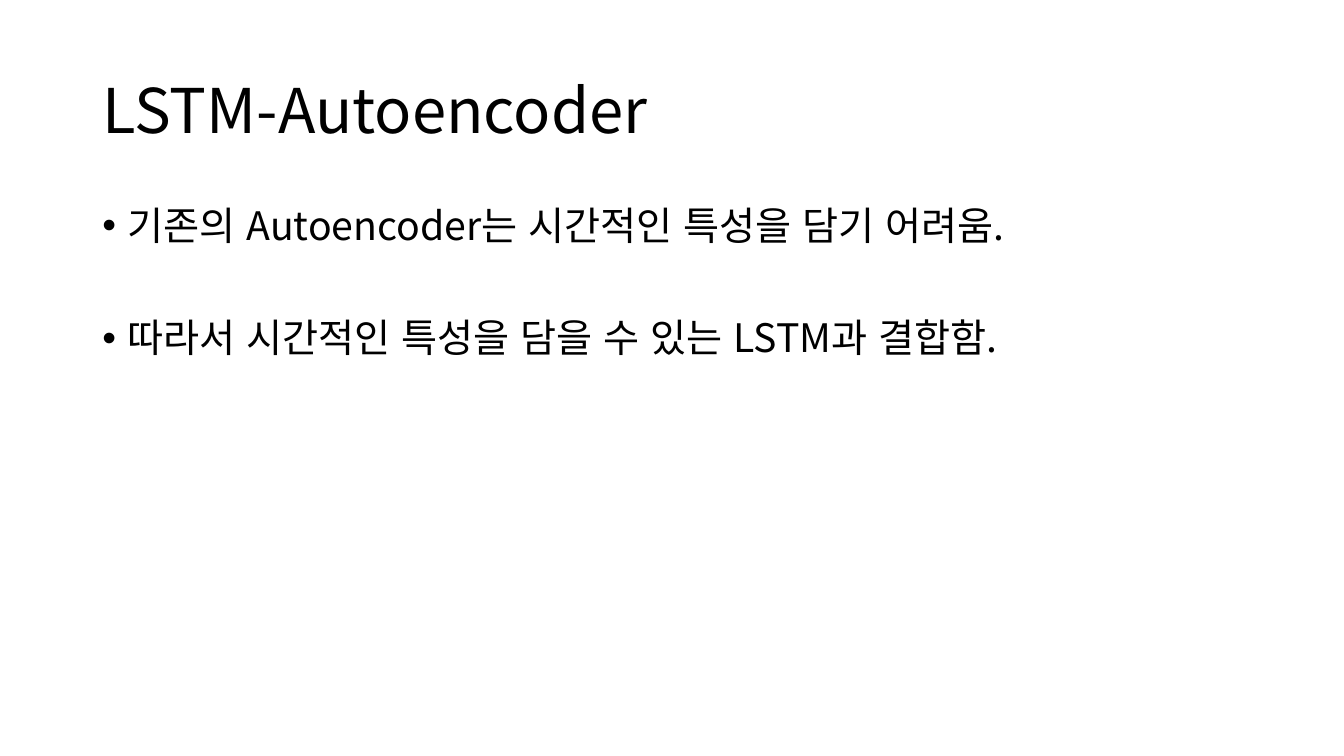
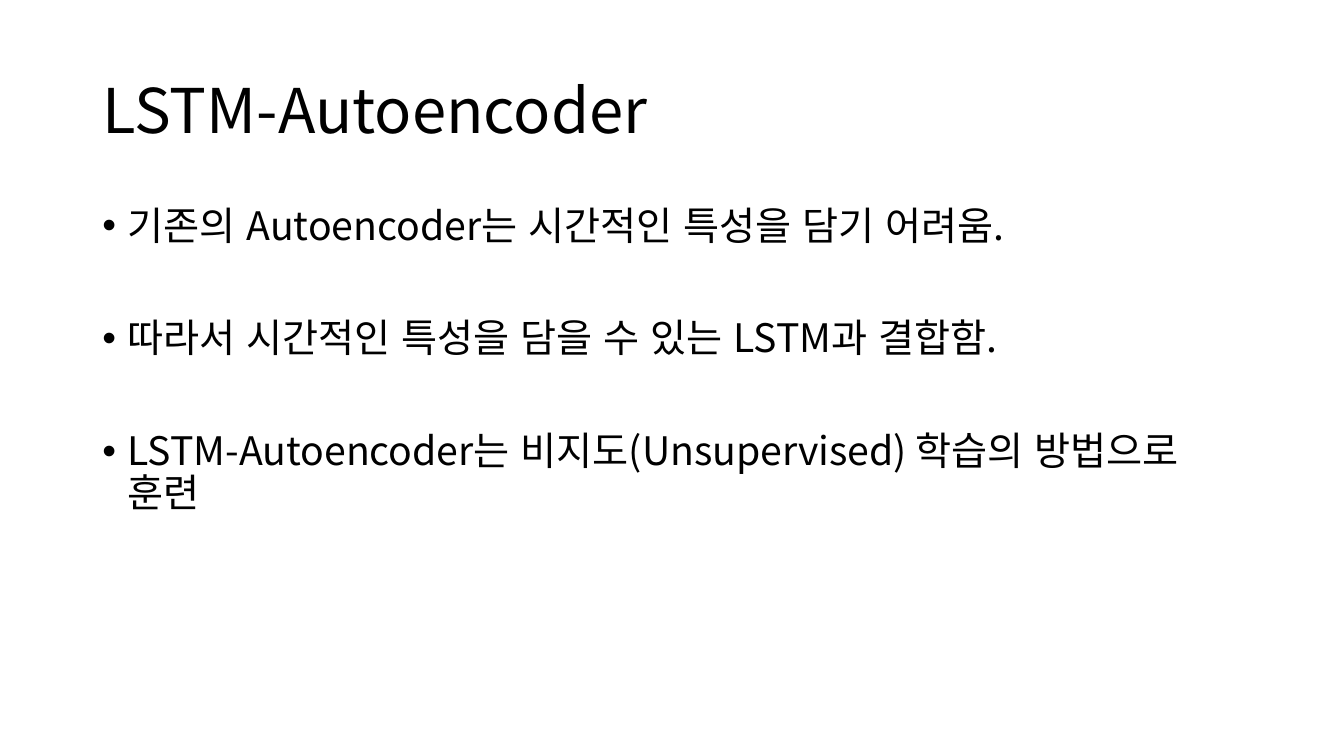
Before and after one commit to Noaplex/capstone, a slide deck: slide 5 of 캡스톤디자인 3주차.pptx (slide 6 before the commit). Drawn at 1344x756 pixels with LibreOffice and Linux fonts; fonts in the diff are those of the drawing. Boxes give left, top, right and bottom in pixels: in the first picture for what was removed or moved away, otherwise in the second. Text is boxed around its words. In the diff, an @@ line names an element or a change of style, - is before the commit and + after.

Commit message:
modify

```diff
--- a/캡스톤디자인 3주차.pptx
+++ b/캡스톤디자인 3주차.pptx
@@ text at (128, 432, 1179, 510): paragraph added @@
+• LSTM-Autoencoder는 비지도(Unsupervised) 학습의 방법으로 훈련
```
Also in this commit, not shown: 2 other slides changed, 2 slides removed.
